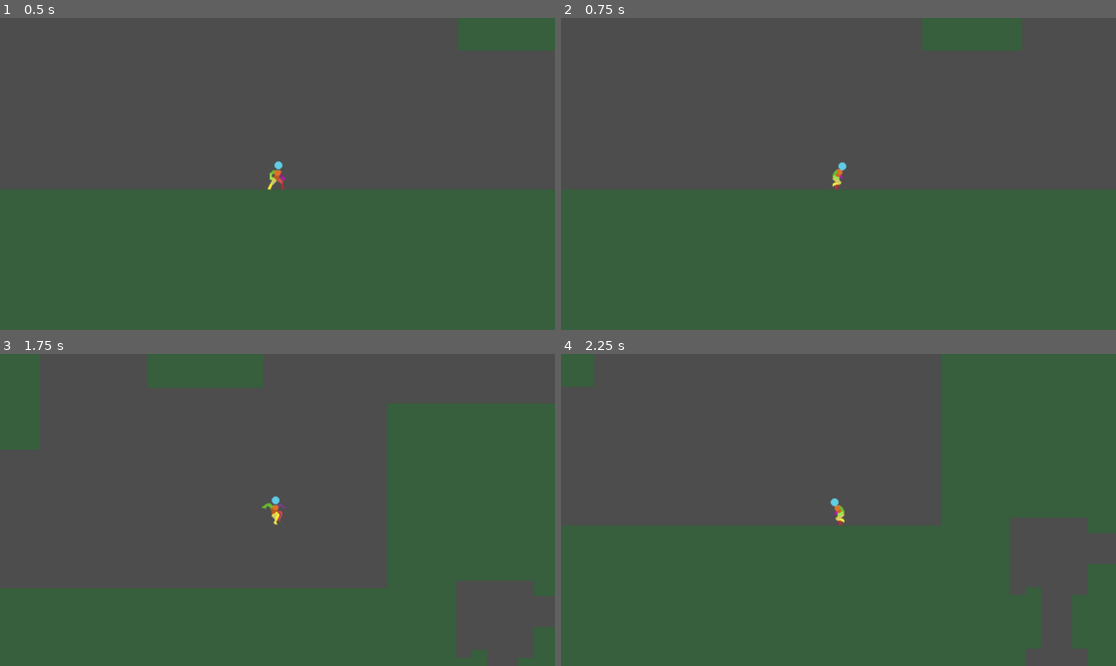
Above: before the commit, frames 1-4 (two rows, left to right).
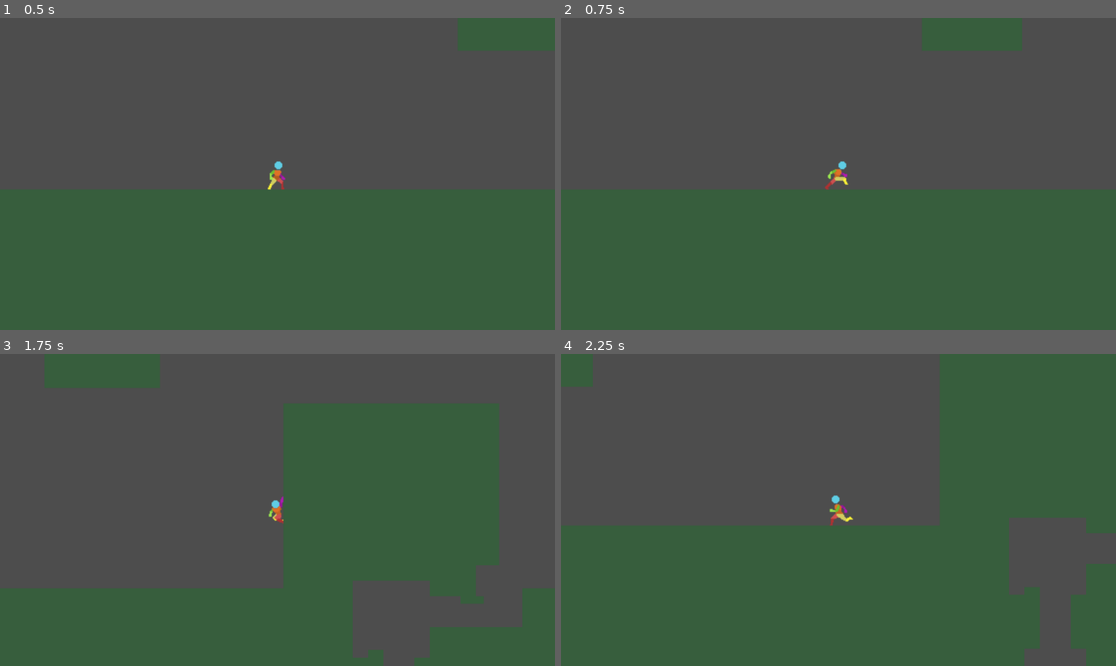
Above: after the commit, the same moments.

Repository: oliver6312/platforming
Game: Godot game, scene res://Scenes/PrototypeLevel.tscn
The game is run twice, just before and just after one commit, with the same random seed, the same clock (stepped at 60 frames per second) and the same inputs.
Inputs:
- Up to frame 1 (0.5 s): no input
- Up to frame 2 (0.75 s): hold Right (ui_right) from 0.53 s (still down); tap Space (dash) at 0.6 s
- Up to frame 3 (1.75 s): keep holding Right (ui_right); tap Up (jump) at 0.77, 1.52 s; tap Space (dash) at 1.35 s
- Up to frame 4 (2.25 s): release Right (ui_right) at 2.03 s; hold Left (ui_left) from 2.03 s (still down); tap Space (dash) at 2.1 s

Frame 1 is identical in both runs. In frame 2, 0.2% of the frame differs, in the area x 47-52%, y 45-56%; in frame 3, 0.2%; in frame 4, 0.2%, in the area x 48-53%, y 45-56%.

Commit message:
1.0.8
automatically dash away when sliding on wall
higher run speed
higher friction

Diff:
--- a/Scenes/PlayerCharacter.tscn
+++ b/Scenes/PlayerCharacter.tscn
@@ -697,28 +697,28 @@
 "speed": 5.0
 }, {
 "frames": [{
-"duration": 0.6,
+"duration": 0.5,
 "texture": SubResource("AtlasTexture_14nyu")
 }, {
-"duration": 0.6,
+"duration": 0.5,
 "texture": SubResource("AtlasTexture_ogn8t")
 }, {
-"duration": 0.6,
+"duration": 0.5,
 "texture": SubResource("AtlasTexture_7w6q8")
 }, {
-"duration": 0.6,
+"duration": 0.5,
 "texture": SubResource("AtlasTexture_d74gk")
 }, {
-"duration": 0.6,
+"duration": 0.5,
 "texture": SubResource("AtlasTexture_83okg")
 }, {
-"duration": 0.6,
+"duration": 0.5,
 "texture": SubResource("AtlasTexture_uya7c")
 }, {
-"duration": 0.6,
+"duration": 0.5,
 "texture": SubResource("AtlasTexture_184g0")
 }, {
-"duration": 0.6,
+"duration": 0.5,
 "texture": SubResource("AtlasTexture_yj7ln")
 }],
 "loop": true,
--- a/Scripts/player_character.gd
+++ b/Scripts/player_character.gd
@@ -1,10 +1,10 @@
 extends CharacterBody2D
 
 @export_group("Horizontal")
-@export var run_speed := 400.0
+@export var run_speed := 600.0
 @export var acceleration := 1800.0
 @export var air_acceleration := 1300.0
-@export var friction := 2000.0
+@export var friction := 3000.0
 @export var run_after_time := 2.0
 
 @export_group("Jump")
Not shown, changed: HTMLexport/Platforming.html
Not shown, changed: HTMLexport/Platforming.pck
